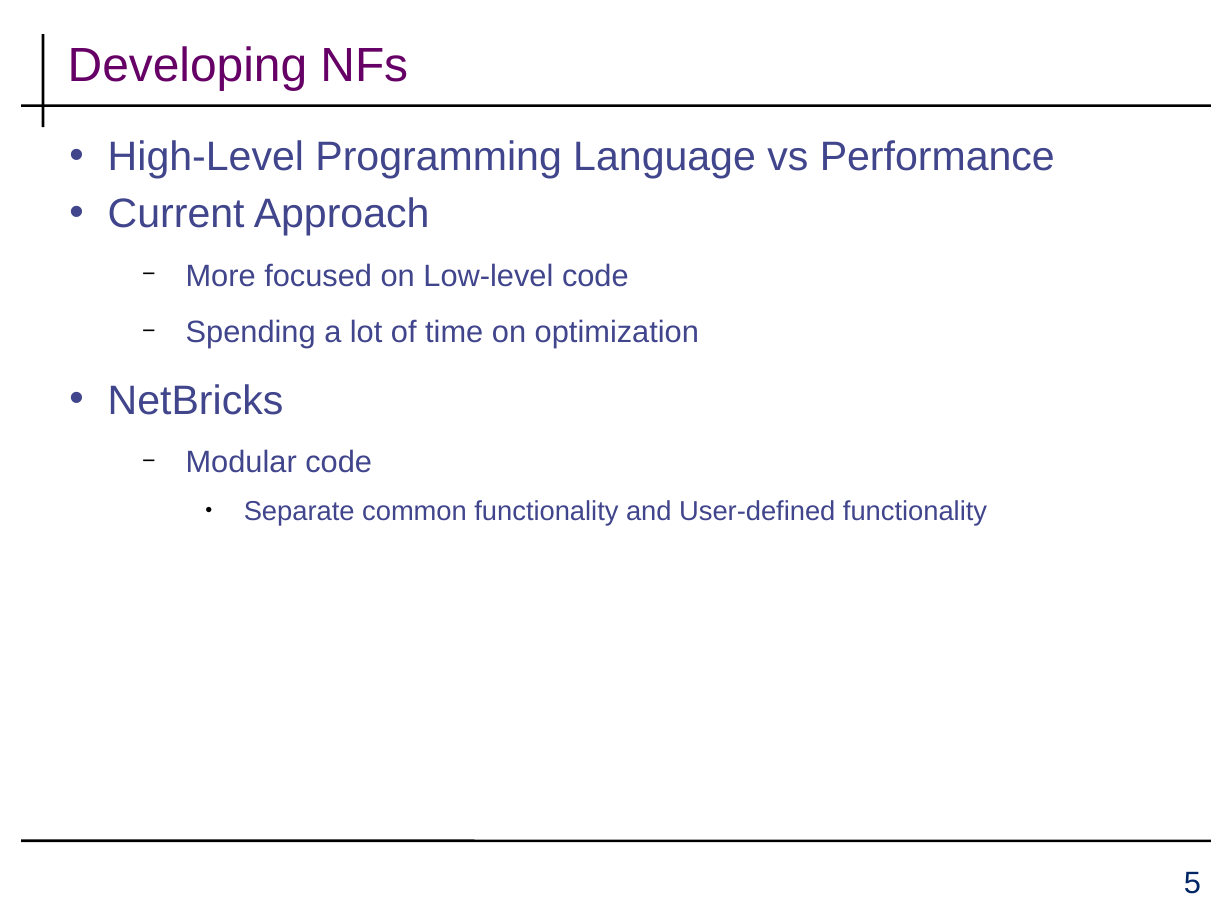
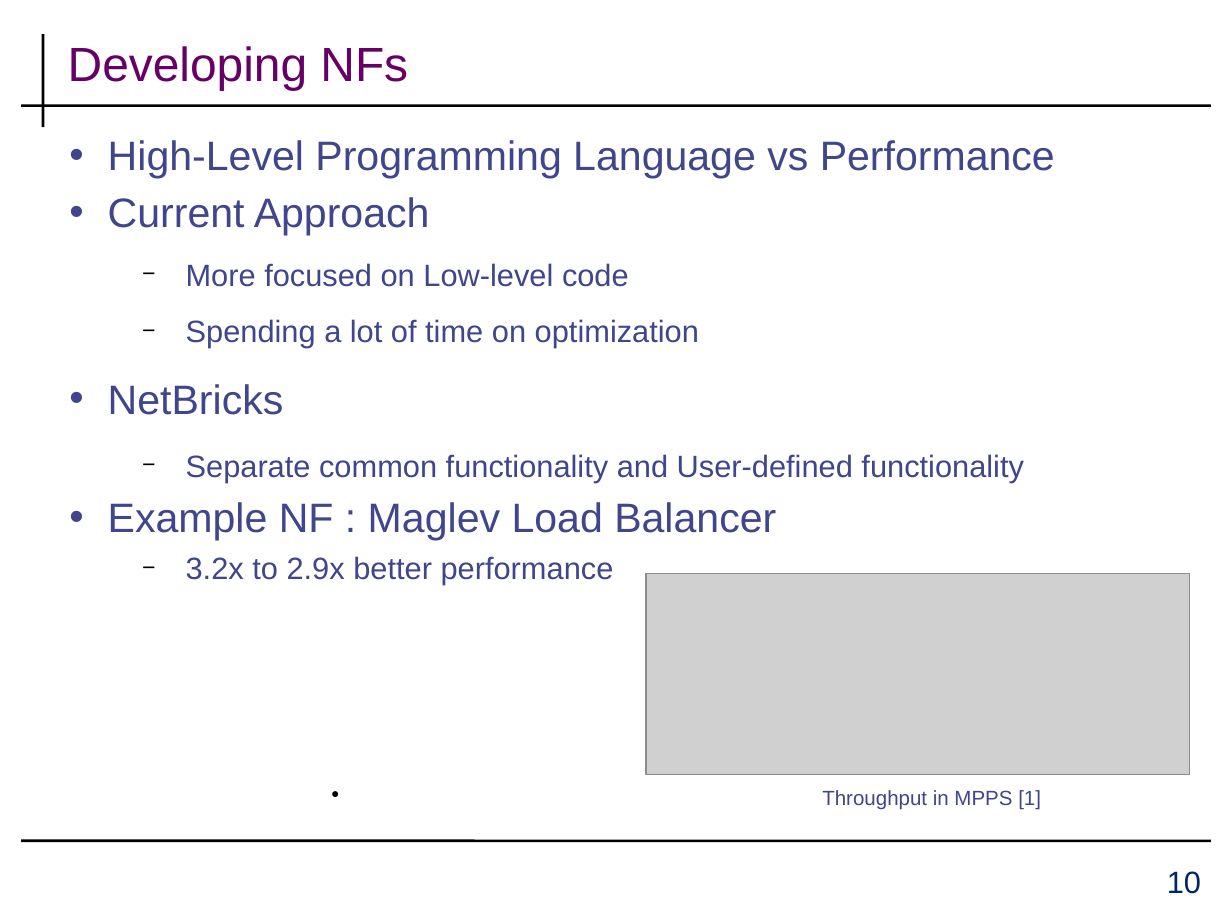
Before and after one commit to aahad91/seminar-cans, a slide deck: slide 10 of docs/template.pptx (slide 5 before the commit). Drawn at 1232x924 pixels with LibreOffice and Linux fonts; fonts in the diff are those of the drawing; grey boxes stand for pictures; background and template pictures are left out. Boxes give left, top, right and bottom in pixels: in the first picture for what was removed or moved away, otherwise in the second. Text is boxed around its words. In the diff, an @@ line names an element or a change of style, - is before the commit and + after.

```diff
--- a/docs/template.pptx
+++ b/docs/template.pptx
@@ text at [186,449,372,473]: paragraph removed @@
-  − Modular code
@@ text at [186,454,1024,482]: size 16 to 18 pt in "Separate common functionality and User-defined functionality"; bullet ● to −; list level 3 to 2 in "Separate common functionality and User-defined ..." @@
@@ text at [108,502,1041,810]: paragraphs added @@
+• Example NF : Maglev Load Balancer
+  − 3.2x to 2.9x better performance
+                ● Throughput in MPPS [1]
@@ picture added at [646,573,1189,774] @@
@@ page number at [1167,871,1201,894]: text changed @@
-5
+10
```
Also in this commit, not shown: 6 other slides changed, 2 slides added, 1 other file.
